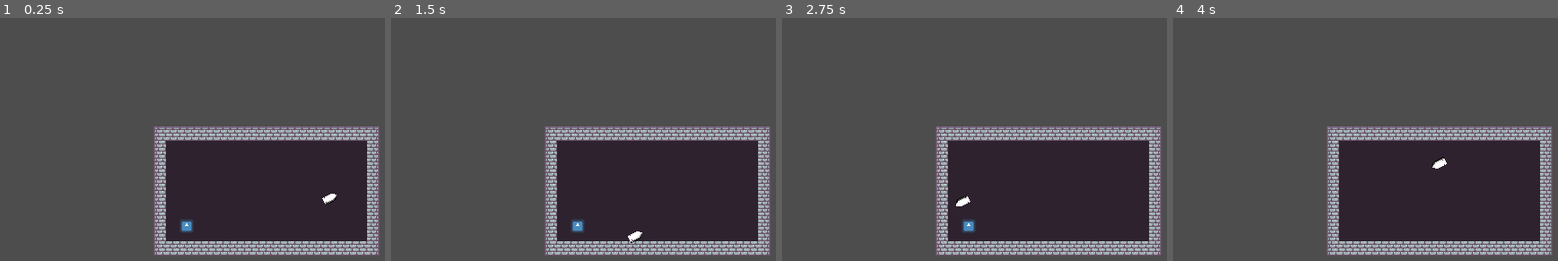
Above: before the commit, frames 1-4 (left to right).
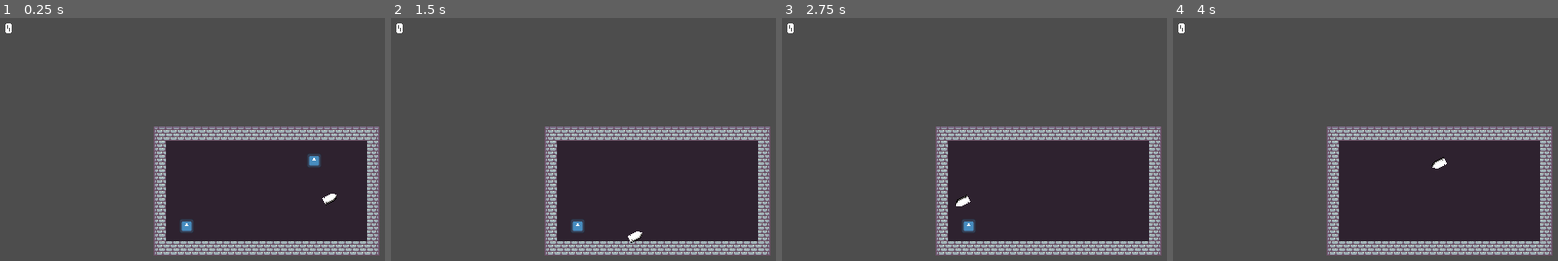
Above: after the commit, the same moments.

Repository: Thomas-Fortier/PirateJam2025
Game: Godot game, scene res://levels/playground_tom.tscn
Same seed, same stepped clock (60 frames per second), same inputs: the game is played once before the commit and once after it. The engine's default icon, where the game draws it, is replaced by a stand-in: a white triangle on a blue panel in a dark square.
Inputs:
- Up to frame 1 (0.25 s): no input
- Up to frame 2 (1.5 s): no input
- Up to frame 3 (2.75 s): no input
- Up to frame 4 (4 s): no input

The runs differ from the first frame. In frame 1, 0.2% of the frame differs, in the area x 1-84%, y 2-62%; in frame 2, less than 0.1%; in frame 3, less than 0.1%; in frame 4, less than 0.1%.

Commit message:
Added basic points system

Diff:
--- a/src/entities/enemies/enemy.gd
+++ b/src/entities/enemies/enemy.gd
@@ -1,5 +1,11 @@
 class_name Enemy
 extends CharacterBody2D
+
+## Represents the number of points that should be acquired when this enemy dies.
+@export var points_on_kill: int = 100
+
+# Private members
+var _is_dead: bool = false
 
 ## Signal emitted when the enemy has died.
 ##
@@ -13,7 +19,11 @@
 ## Kills this enemy. This function is meant to be called
 ## externally by other scripts.
 func kill() -> void:
+	if _is_dead:
+		return
+
 	died.emit(self)
+	_is_dead = true
 	_on_death()
 
 ## Logic to execute when this enemy dies.
--- a/src/levels/playground_tom.tscn
+++ b/src/levels/playground_tom.tscn
@@ -1,5 +1,7 @@
-[gd_scene load_steps=6 format=4 uid="uid://bdgmtlxnl4qhx"]
-
+[gd_scene load_steps=8 format=4 uid="uid://bdgmtlxnl4qhx"]
+
+[ext_resource type="Script" path="res://scripts/globals/game_manager.gd" id="1_3ethf"]
+[ext_resource type="PackedScene" uid="uid://bdqn7gj1xmqay" path="res://ui/overlay/overlay.tscn" id="1_464ud"]
 [ext_resource type="PackedScene" uid="uid://bthni1oqodncp" path="res://entities/bullet/bullet.tscn" id="1_knq15"]
 [ext_resource type="Texture2D" uid="uid://ddduis4ta8v5w" path="res://levels/Solaria Demo Tiles.png" id="2_o611g"]
 [ext_resource type="PackedScene" uid="uid://dvvs8ou2s3603" path="res://entities/enemies/stationary/stationary_enemy.tscn" id="3_ixstw"]
@@ -387,6 +389,14 @@
 
 [node name="Playground" type="Node2D"]
 
+[node name="Overlay" parent="." node_paths=PackedStringArray("game_manager") instance=ExtResource("1_464ud")]
+offset_right = 640.0
+offset_bottom = 360.0
+game_manager = NodePath("../GameManager")
+
+[node name="GameManager" type="Node" parent="."]
+script = ExtResource("1_3ethf")
+
 [node name="Bullet" parent="." instance=ExtResource("1_knq15")]
 z_index = 1
 position = Vector2(308, 240)
@@ -404,3 +414,8 @@
 
 [node name="StationaryEnemy" parent="." instance=ExtResource("3_ixstw")]
 position = Vector2(215, 239)
+points_on_kill = 250
+
+[node name="StationaryEnemy2" parent="." instance=ExtResource("3_ixstw")]
+z_index = 2
+position = Vector2(357, 166)
--- /dev/null
+++ b/src/scripts/globals/game_manager.gd
@@ -0,0 +1,27 @@
+class_name GameManager
+extends Node
+
+## Signal called when the points have been updated.
+signal points_changed(points: int)
+
+## Represents all enemies in the current level.
+var enemies: Array[Enemy] = []
+## The total points that the player has.
+var points: int:
+	set(value):
+		points = value
+		points_changed.emit(value)
+
+func _ready() -> void:
+	for node: Node in get_tree().root.get_child(0).get_children():
+		if node is not Enemy:
+			continue
+
+		var enemy: Enemy = node as Enemy
+		enemy.died.connect(_on_enemy_death)
+		enemies.append(enemy)
+
+## The functionality for when an enemy dies within the level.
+func _on_enemy_death(enemy: Enemy) -> void:
+	enemies.erase(enemy)
+	points += enemy.points_on_kill
--- /dev/null
+++ b/src/ui/overlay/overlay.gd
@@ -0,0 +1,13 @@
+class_name Overlay
+extends Control
+
+## The game manager to reference
+@export var game_manager: GameManager = null
+
+# Private members
+@onready var _points: Points = $Viewport/Stats/Points
+
+func _ready() -> void:
+	assert(game_manager != null, "The specified game manager cannot be null.")
+	await get_tree().process_frame
+	_points.initialize(game_manager)
--- /dev/null
+++ b/src/ui/overlay/overlay.tscn
@@ -0,0 +1,46 @@
+[gd_scene load_steps=5 format=3 uid="uid://bdqn7gj1xmqay"]
+
+[ext_resource type="FontFile" uid="uid://c4arg06qh2sqx" path="res://assets/fonts/pixellari.ttf" id="1_2blrg"]
+[ext_resource type="Script" path="res://ui/overlay/points.gd" id="1_mxe75"]
+[ext_resource type="Script" path="res://ui/overlay/overlay.gd" id="1_puhe0"]
+
+[sub_resource type="LabelSettings" id="LabelSettings_buvxj"]
+font = ExtResource("1_2blrg")
+
+[node name="Overlay" type="Control"]
+layout_mode = 3
+anchors_preset = 15
+anchor_right = 1.0
+anchor_bottom = 1.0
+grow_horizontal = 2
+grow_vertical = 2
+size_flags_horizontal = 4
+script = ExtResource("1_puhe0")
+
+[node name="Viewport" type="MarginContainer" parent="."]
+layout_mode = 1
+anchors_preset = 15
+anchor_right = 1.0
+anchor_bottom = 1.0
+grow_horizontal = 2
+grow_vertical = 2
+theme_override_constants/margin_left = 12
+theme_override_constants/margin_top = 12
+theme_override_constants/margin_right = 11
+theme_override_constants/margin_bottom = 12
+
+[node name="Stats" type="Control" parent="Viewport"]
+layout_mode = 2
+
+[node name="Points" type="Control" parent="Viewport/Stats"]
+anchors_preset = 0
+offset_right = 40.0
+offset_bottom = 40.0
+script = ExtResource("1_mxe75")
+
+[node name="PointsLabel" type="Label" parent="Viewport/Stats/Points"]
+layout_mode = 1
+offset_right = 40.0
+offset_bottom = 16.0
+text = "0"
+label_settings = SubResource("LabelSettings_buvxj")
--- /dev/null
+++ b/src/ui/overlay/points.gd
@@ -0,0 +1,12 @@
+class_name Points
+extends Control
+
+# Private members
+@onready var _points_label: Label = $PointsLabel
+
+func initialize(game_manager: GameManager) -> void:
+	assert(game_manager != null, "The specified game manager cannot be null.")
+	game_manager.points_changed.connect(_on_points_changed)
+
+func _on_points_changed(points: int) -> void:
+	_points_label.text = str(points)
Binary file added: src/assets/fonts/pixellari.ttf
Not shown, added: src/assets/fonts/pixellari.ttf.import
